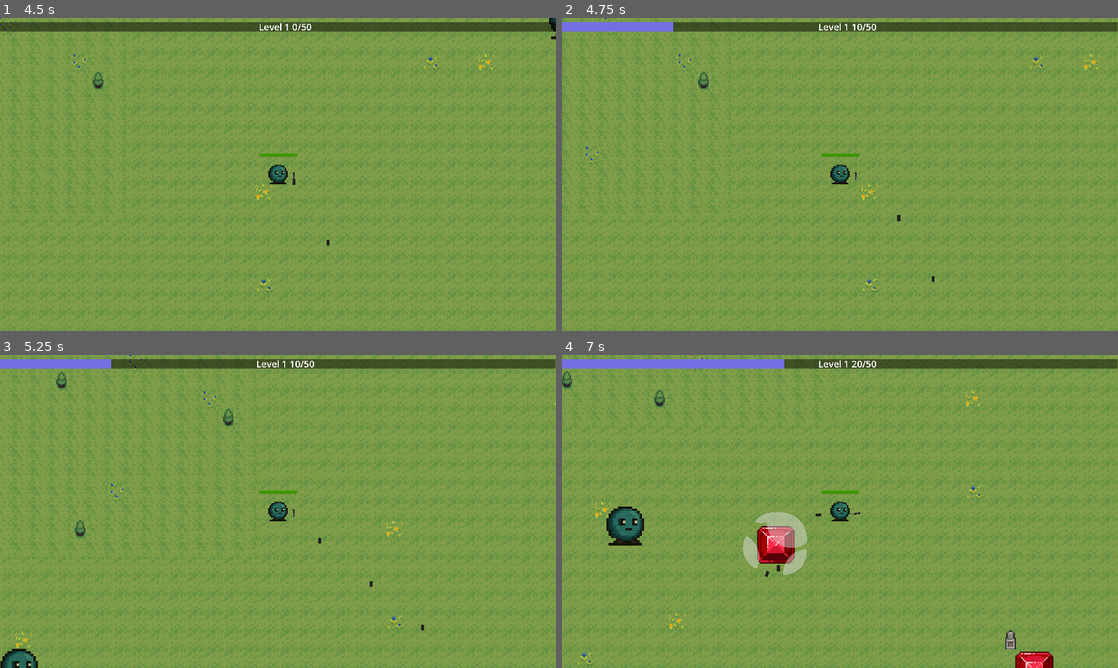
Above: before the commit, frames 1-4 (two rows, left to right).
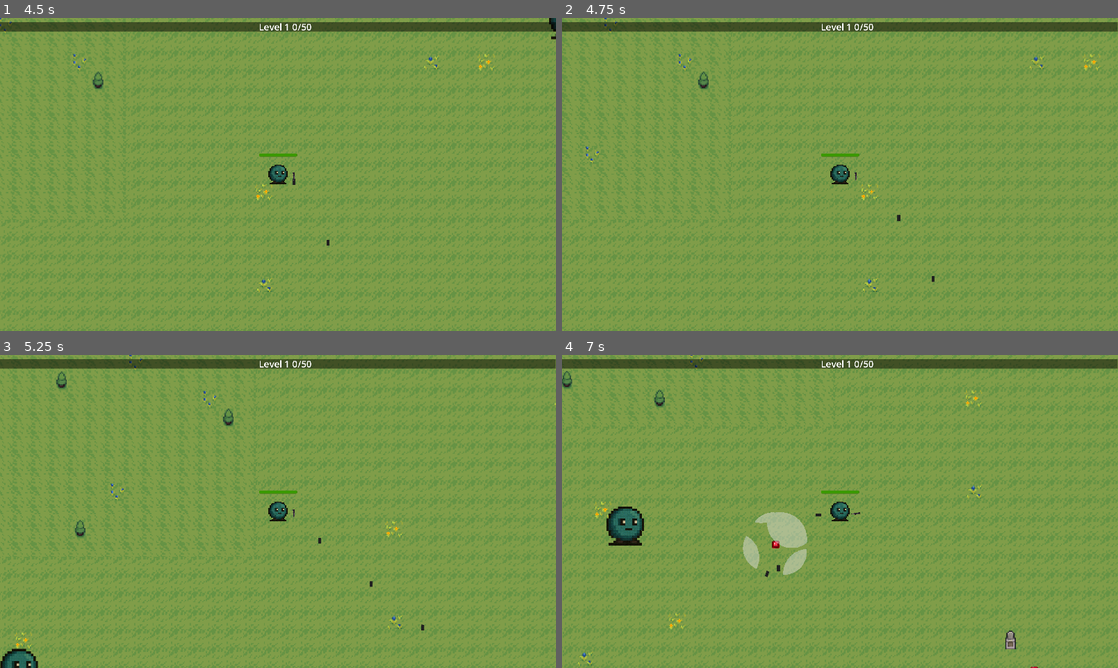
Above: after the commit, the same moments.

Repository: glaucc/vs-like
Game: Godot game, scene res://menu.tscn
The game is run twice, just before and just after one commit, with the same random seed, the same clock (stepped at 60 frames per second) and the same inputs.
Inputs:
- Up to frame 1 (4.5 s): click "Play" at 0.5 s; hold D (move_right) 1.28-2.03 s; hold S (move_down) 2.03-2.78 s; hold D (move_right) 2.78-3.53 s; hold W (move_up) 3.53-4.28 s; hold A (move_left) from 4.28 s (still down)
- Up to frame 2 (4.75 s): keep holding A (move_left)
- Up to frame 3 (5.25 s): keep holding A (move_left)
- Up to frame 4 (7 s): release A (move_left) at 5.78 s; hold S (move_down) 5.78-6.53 s; hold D (move_right) from 6.53 s (still down)

Frame 1 is identical in both runs. In frame 2, 0.8% of the frame differs, in the area x 0-57%, y 1-5%; in frame 3, 0.8%; in frame 4, 2.5%, in the area x 0-89%, y 1-100%.

Commit message:
gem fix, bugs fix

Diff:
--- /dev/null
+++ b/gem.gd
@@ -0,0 +1,8 @@
+extends Area2D
+
+
+
+func _on_body_entered(body: Node2D) -> void:
+	if body.name == "player":
+		Autoload.score += 7
+		queue_free()
--- a/gem.tscn
+++ b/gem.tscn
@@ -1,5 +1,6 @@
-[gd_scene load_steps=4 format=3 uid="uid://i1mk5roiluv7"]
+[gd_scene load_steps=5 format=3 uid="uid://i1mk5roiluv7"]
 
+[ext_resource type="Script" uid="uid://ckh4rgf2vt34b" path="res://gem.gd" id="1_edvqy"]
 [ext_resource type="Texture2D" uid="uid://bhnmop6nxvjtj" path="res://assets/gem.png" id="1_whk3i"]
 
 [sub_resource type="RectangleShape2D" id="RectangleShape2D_whk3i"]
@@ -17,9 +18,14 @@
 }]
 
 [node name="gem" type="Area2D"]
+scale = Vector2(0.2, 0.2)
+collision_layer = 0
+script = ExtResource("1_edvqy")
 
 [node name="CollisionShape2D" type="CollisionShape2D" parent="."]
 shape = SubResource("RectangleShape2D_whk3i")
 
 [node name="AnimatedSprite2D" type="AnimatedSprite2D" parent="."]
 sprite_frames = SubResource("SpriteFrames_edvqy")
+
+[connection signal="body_entered" from="." to="." method="_on_body_entered"]
--- a/main_map.gd
+++ b/main_map.gd
@@ -64,8 +64,8 @@
 
 func _on_button_pressed() -> void:
 	get_tree().paused = false
+	Autoload.reset_variables()
 	get_tree().reload_current_scene()
-	Autoload.reset_variables()
 	level = 1
 
 
--- a/mob.gd
+++ b/mob.gd
@@ -13,7 +13,6 @@
 func _physics_process(delta: float) -> void:
 	var level = Autoload.level
 	var enemy_speed = Autoload.enemy_speed
-
 	var direction = global_position.direction_to(player.global_position)
 	velocity= direction * 600.0 * enemy_speed
 	move_and_slide()
@@ -25,7 +24,6 @@
 
 	if health <= 0:
 		queue_free()
-		Autoload.score += 10
 		gem.emit()
 		Autoload.add_coins(1)
 		print(Autoload.player_coins)
--- a/mob.tscn
+++ b/mob.tscn
@@ -8,7 +8,6 @@
 
 [node name="mob" type="CharacterBody2D"]
 collision_layer = 2
-collision_mask = 3
 script = ExtResource("1_nokgg")
 
 [node name="Pixel-ball" type="Sprite2D" parent="."]
Not shown, changed: export_presets.cfg
Not shown, added: gem.gd.uid
